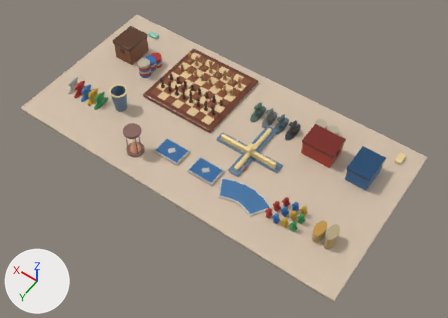
One commit to the glTF model assets/models/gaming.glb: the scene before it, then after it.
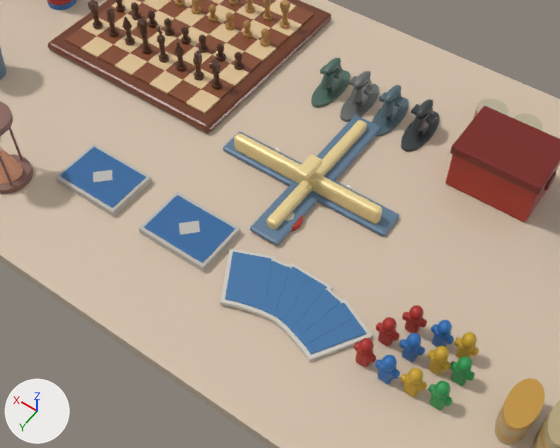
Each version is shown whole from a 50 mm camera at (-0.274, 2.038, 2.31) aimed at (0.796, 0.541, -0.044), then close up from a 50 mm camera at (0.207, 1.247, 1.056) aimed at (0.702, 0.554, -0.033). Every picture has the same lights, and +X, +Y and +Z are marked at lower left. The last two pictures show the newer version. Where no turn or scale is listed for an object, it has been applied to the vertices.

In view in the first close-up: 'base.001', 'board_base', 'body', 'body.001', 'eraser.002', 'gaming_blue_card_deck_v01', 'gaming_blue_card_deck_v01.001', 'gaming_blue_card_fan_v01', 'gaming_colored_meeple_cluster_v01', 'gaming_ivory_chip_pair_v01', 'gaming_red_deck_box_v01', 'gaming_rpg_miniature_row_v01', 'table_surface' and 120 more.
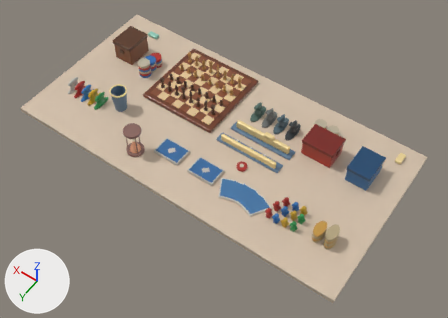
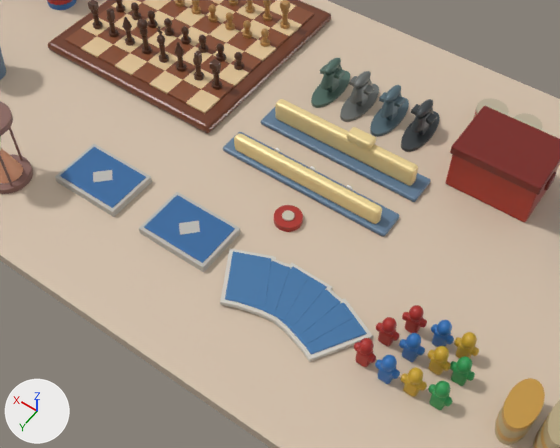
ob_interactive__demo_insertion_0__05_mahjong_rack_gaming_mahjong_r is not drawn itself; it is the parent of ob_demo_insertion_0__base.

Changed parts and their boxes [x1, y1, x2, y2] in the close-ups (560 x 448 px):
'base.001', moved, turned
    before: [250, 115, 381, 246]
    after: [261, 107, 431, 202]
'body.001', moved, turned
    before: [267, 120, 367, 229]
    after: [275, 99, 418, 186]
'eraser.002', moved, turned
    before: [296, 154, 322, 181]
    after: [347, 127, 376, 149]

What changed in the scene script:
```text
Change ob_interactive__demo_insertion_0__05_mahjong_rack_gaming_mahjong_r:
    ob_interactive__demo_insertion_0__05_mahjong_rack_gaming_mahjong_r.location: (0.69, 0.45, 0.028) -> (0.69, 0.37, 0.0255)
    ob_interactive__demo_insertion_0__05_mahjong_rack_gaming_mahjong_r.rotation_euler: (0.0, 0.0, 1.571) -> (0.0, 0.0, -3.142)  # degrees (0, 0, 90) -> degrees (0, 0, -180)
Change ob_body_001:
    ob_body_001.location: (0.0, 0.0, 0.0) -> (0.0, 0.0, 0.0254)
Change ob_eraser_002:
    ob_eraser_002.location: (0.035, 0.0, 0.0) -> (0.035, 0.0, -0.000905)
```
